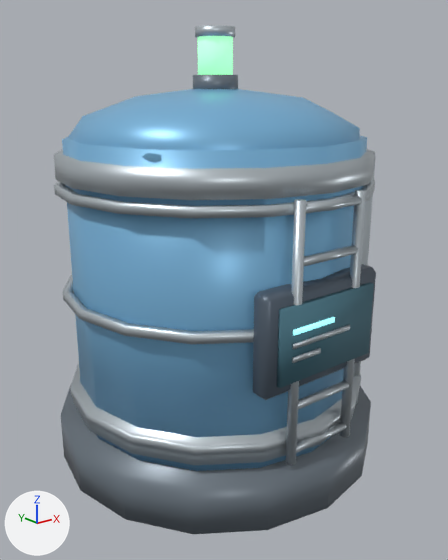
The glTF model assets/storage/water_tank_standard.glb, before and after one commit.
The view is the same before and after, from a 50 mm lens placed at (-2.02, -2.6, 1.99), pointed at (-0.01, -0.08, 0.98). Lighting does not change. The marker at lower left points along +X, +Y and +Z. The first picture is the older version. Where no turn or scale is listed for an object, it has been applied to the vertices.

In view in the first picture: 'Band_steel', 'Bands_steel', 'Base_dark', 'Beacon_dark', 'Body_black', 'Ladder_steel', 'Pipe_steel', 'ScreenGraphics_glow', 'ScreenGraphics_steel', 'ScreenSurface_screen', 'StatusLight_safe', 'Tank_blue' and 1 more.
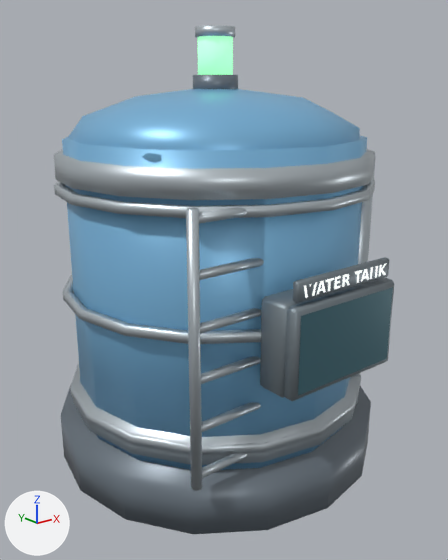
Where the change shows, as pixel boxes [x1, y1, x2, y2] in the pictures (448 x 560 px):
'Ladder_steel_legacy_14', added: after [186, 204, 264, 491]
'LiveViewSurface_glass', added (cyan): after [298, 287, 393, 396]
'ScreenSurface_screen', deleted (cyan): before [277, 282, 374, 388]
'Ladder_steel', deleted: before [286, 190, 366, 465]
'Body_black', deleted: before [253, 264, 376, 400]
'LiveViewSurfaceFrame_frame', added: after [284, 278, 394, 401]
'ScreenMount_frame', added: after [260, 278, 384, 398]
'TypePlate_frame', added: after [293, 257, 390, 303]
'ScreenGraphics_steel', deleted: before [292, 325, 350, 363]
'TypeLabel_white', added: after [304, 263, 387, 298]
'ScreenGraphics_glow', deleted: before [293, 317, 335, 336]

Patch to the scene script:
```diff
--- a/assets/storage/water_tank_standard.glb.py
+++ b/assets/storage/water_tank_standard.glb.py
@@ me_liveviewsurface_glass @@
+me_liveviewsurface_glass.from_pydata([(-0.3, -0.946, 0.738), (0.3, -0.946, 0.738), (0.3, -0.946, 1.098), (-0.3, -0.946, 1.098)], [], [(0, 1, 2), (0, 2, 3)])
+me_liveviewsurface_glass.materials.append(mat_glass)  # cyan #477380
@@ ob_body_black @@
-ob_body_black = bpy.data.objects.new('Body_black', me_body_black)
@@ ob_screensurface_screen @@
-ob_screensurface_screen = bpy.data.objects.new('ScreenSurface_screen', me_screensurface_screen)
@@ ob_screengraphics_glow @@
-ob_screengraphics_glow = bpy.data.objects.new('ScreenGraphics_glow', me_screengraphics_glow)
@@ ob_screengraphics_steel @@
-ob_screengraphics_steel = bpy.data.objects.new('ScreenGraphics_steel', me_screengraphics_steel)
@@ ob_ladder_steel @@
-ob_ladder_steel = bpy.data.objects.new('Ladder_steel', me_ladder_steel)
@@ ob_typelabel_white @@
+ob_typelabel_white = bpy.data.objects.new('TypeLabel_white', me_typelabel_white)  # 119 vertices, 101 faces; spans x -0.27..0.27, y -0.925, z 1.161..1.215; in mat_white (white #f4f8f7, glowing light grey #d7dbd9)
+ob_typelabel_white.location = (0.0, 0.0, 0.0)
@@ ob_typeplate_frame @@
+ob_typeplate_frame = bpy.data.objects.new('TypePlate_frame', me_typeplate_frame)  # 24 vertices, 44 faces; spans x -0.3..0.3, y -0.921..-0.886, z 1.143..1.233; in mat_frame (grey #828d94)
+ob_typeplate_frame.location = (0.0, 0.0, 0.0)
@@ ob_liveviewsurface_glass @@
+ob_liveviewsurface_glass = bpy.data.objects.new('LiveViewSurface_glass', me_liveviewsurface_glass)
+ob_liveviewsurface_glass.location = (0.0, 0.0, 0.0)
@@ ob_liveviewsurfaceframe_frame @@
+ob_liveviewsurfaceframe_frame = bpy.data.objects.new('LiveViewSurfaceFrame_frame', me_liveviewsurfaceframe_frame)  # 24 vertices, 44 faces; spans x -0.33..0.33, y -0.942..-0.878, z 0.708..1.128; in mat_frame (grey #828d94)
+ob_liveviewsurfaceframe_frame.location = (0.0, 0.0, 0.0)
@@ ob_screenmount_frame @@
+ob_screenmount_frame = bpy.data.objects.new('ScreenMount_frame', me_screenmount_frame)  # 24 vertices, 44 faces; spans x -0.338..0.338, y -0.892..-0.728, z 0.703..1.133; in mat_frame (grey #828d94)
+ob_screenmount_frame.location = (0.0, 0.0, 0.0)
@@ ob_ladder_steel_legacy_14 @@
+ob_ladder_steel_legacy_14 = bpy.data.objects.new('Ladder_steel_legacy_14', me_ladder_steel_legacy_14)  # 208 vertices, 384 faces; spans x -0.675..-0.245, y -0.715..-0.665, z 0.3..1.54; in mat_steel (light grey #c0cacf)
+ob_ladder_steel_legacy_14.location = (0.0, 0.0, 0.0)
```
